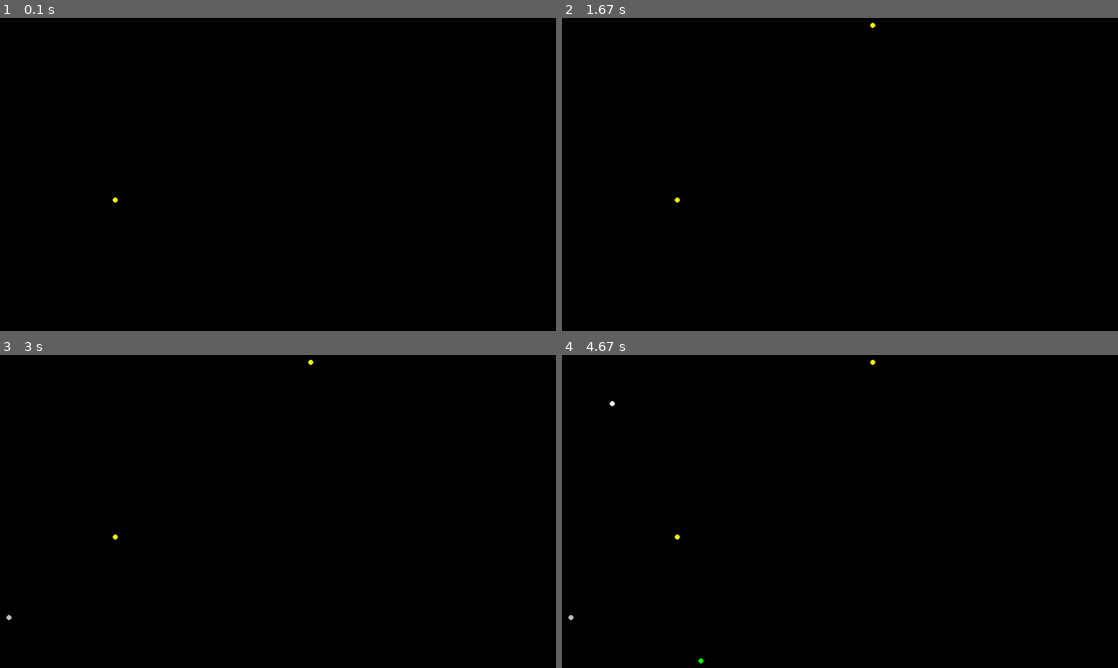
Above: before the commit, frames 1-4 (two rows, left to right).
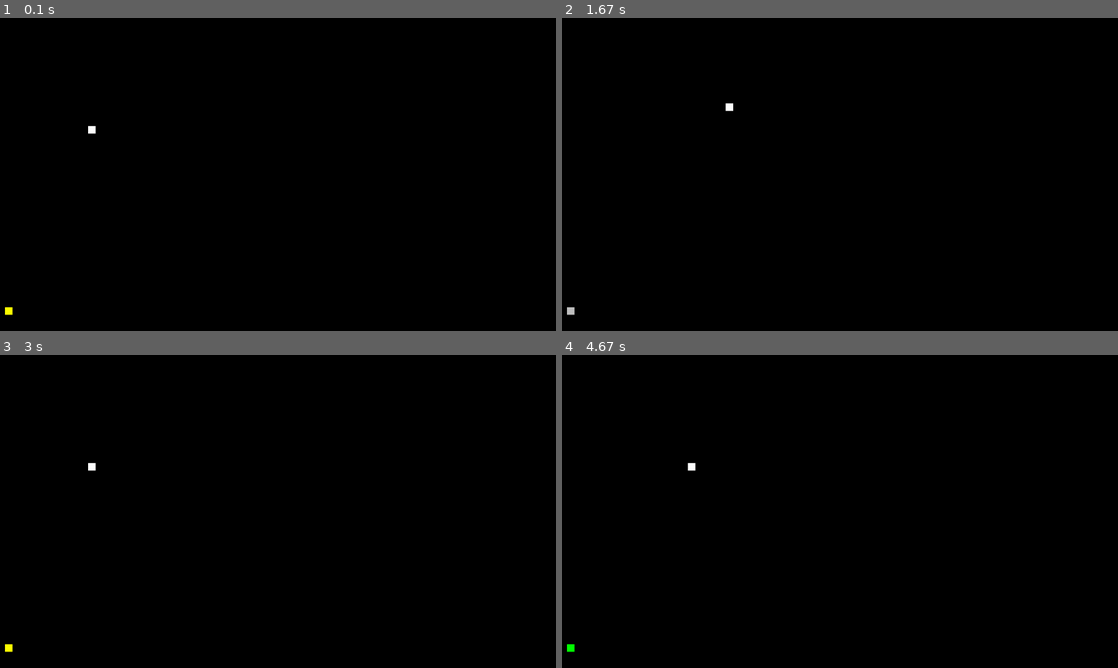
Above: after the commit, the same moments.

Repository: CPO99/IFRN
Game: pygame game, started from Primeiro_Semestre/Programacao_Para_Redes/Snake_Game/game.py
Same seed, same stepped clock (60 frames per second), same inputs: the game is played once before the commit and once after it.
Inputs:
- Up to frame 1 (0.1 s): no input
- Up to frame 2 (1.67 s): hold Right 0.33-0.8 s; hold Up 0.83-1.13 s; hold Right 1.17-1.63 s
- Up to frame 3 (3 s): hold Left 1.67-2.2 s; hold Down 2.23-2.53 s; hold Left 2.57-2.97 s
- Up to frame 4 (4.67 s): hold Up 3-3.37 s; hold Right 3.4-4.03 s; hold Down 4.07-4.43 s; hold Left from 4.47 s (still down)

The runs differ from the first frame. In frame 1, less than 0.1% of the frame differs, in the area x 0-22%, y 34-95%; in frame 2, 0.1%; in frame 3, 0.1%; in frame 4, 0.2%, in the area x 0-57%, y 1-99%.

Commit message:
jogo da cobrinha funcional

Diff:
--- a/Primeiro_Semestre/Programacao_Para_Redes/Snake_Game/game.py
+++ b/Primeiro_Semestre/Programacao_Para_Redes/Snake_Game/game.py
@@ -1,34 +1,106 @@
-import pygame #importando biblioteca de jogos pygame
+import pygame
 import random
-import time
 
-#definições do pygame
+#iniciar pygame
 pygame.init()
-screen = pygame.display.set_mode()
-clock = pygame.time.Clock()
 
-exe = True
+#configurações de tela
+tela = pygame.display.set_mode((0,0), pygame.RESIZABLE)
 
-num_frutas = 0
+#cores
+branco = (255,255,255)
+preto = (0,0,0)
+
+#função para fruta
+def fruta(fruta_pos_x, fruta_pos_y, cobra_tamanho):
+    cores = ["white","red","green","yellow","silver"]
+
+    pygame.draw.rect(tela,  random.sample(cores,1)[0], [fruta_pos_x, fruta_pos_y, cobra_tamanho, cobra_tamanho])
+
+#função para cobra
+def cobra(cobra_tamanho, cobra_corpo):
+    for x, y in cobra_corpo:
+        pygame.draw.rect(tela, branco, [x, y, cobra_tamanho, cobra_tamanho])
+
+#função principal do jogo
+def jogo():
+    jogo_exe = True
+
+    #posição inicial da cobra
+    cobra_pos_x = 300
+    cobra_pos_y = 300
+
+    #armazena mudança de posição da cobra
+    cobra_mov_x = 0
+    cobra_mov_y = 0
+
+    #lista para armazenar o corpo da cobra, a posição de cada bloco do corpo
+    cobra_corpo = []
+
+    #armazena a quantidade de blocos que compõem o corpo da cobra
+    cobra_blocos_qtd = 1
+
+    cobra_tamanho = 15
+
+    #definindo posição da fruta
+    tela_largura, tela_altura = tela.get_size()
+    fruta_pos_x = round(random.randrange(0, tela_largura) / cobra_tamanho) * cobra_tamanho
+    fruta_pos_y = round(random.randrange(0, tela_altura) / cobra_tamanho) * cobra_tamanho
+
+    nivel = 10
+
+    while jogo_exe:
+        pygame.display.flip()
+
+        for evento in pygame.event.get():
+            if evento.type == pygame.QUIT:
+                jogo_exe = False
+            if evento.type == pygame.KEYDOWN:
+                if evento.key == pygame.K_LEFT:
+                    cobra_mov_x = -cobra_tamanho
+                    cobra_mov_y = 0
+                elif evento.key == pygame.K_RIGHT:
+                    cobra_mov_x = cobra_tamanho
+                    cobra_mov_y = 0
+                elif evento.key == pygame.K_UP:
+                    cobra_mov_x = 0
+                    cobra_mov_y = -cobra_tamanho
+                elif evento.key == pygame.K_DOWN:
+                    cobra_mov_x = 0
+                    cobra_mov_y = cobra_tamanho
 
 
-def Frutas():
-    cores = ["white","red","green","yellow","silver"]
+        #Atualiza a posição da cobra
+        cobra_pos_x += cobra_mov_x
+        cobra_pos_y += cobra_mov_y
 
-    frut = pygame.Vector2(random.randrange(0, screen.get_width()), random.randrange(0, screen.get_height()))
+        #Preenche a tela com preto
+        tela.fill(preto)
 
-    pygame.draw.circle(screen, random.sample(cores,1)[0], frut, 5)
+        #Desenha a fruta
+        fruta(fruta_pos_x, fruta_pos_y, cobra_tamanho)
 
-while exe:
-    Frutas()
+        #acrescenta um bloco ao corpo da cobra
+        cobra_bloco = []
+        cobra_bloco.append(cobra_pos_x)
+        cobra_bloco.append(cobra_pos_y)
+        cobra_corpo.append(cobra_bloco)
 
-    pygame.display.flip()
+        #garante que a cobra não fique maior do que deve
+        if len(cobra_corpo) > cobra_blocos_qtd:
+            del cobra_corpo[0]
 
-    for event in pygame.event.get():
-        if event.type == pygame.KEYDOWN and event.key == pygame.K_SPACE:
-            exe = False
+        cobra(cobra_tamanho, cobra_corpo)
 
-    time.sleep(1)
+        pygame.display.update()
 
+        #verificando se cobra comeu a fruta
+        if cobra_pos_x == fruta_pos_x and cobra_pos_y == fruta_pos_y:
+            fruta_pos_x = round(random.randrange(0, tela_largura) / cobra_tamanho) * cobra_tamanho
+            fruta_pos_y = round(random.randrange(0, tela_altura) / cobra_tamanho) * cobra_tamanho
 
-pygame.quit()
+            cobra_blocos_qtd += 1
+
+        pygame.time.Clock().tick(nivel)
+
+jogo()
--- /dev/null
+++ b/Primeiro_Semestre/Programacao_Para_Redes/Snake_Game/inspiração.py
@@ -0,0 +1,139 @@
+import pygame
+import random
+
+# Inicializa o pygame
+pygame.init()
+
+# Define as dimensões da tela
+largura, altura = 600, 400
+tela = pygame.display.set_mode((largura, altura))
+pygame.display.set_caption("Snake")
+
+# Cores
+branco = (255, 255, 255)
+verde = (0, 255, 0)
+vermelho = (255, 0, 0)
+
+# Tamanho do bloco da cobra
+tamanho_bloco = 20
+
+# Velocidade da cobra
+velocidade = 5
+
+# Fonte para o texto
+fonte = pygame.font.SysFont(None, 25)
+
+def mensagem(msg, cor):
+    """Exibe uma mensagem na tela."""
+    texto = fonte.render(msg, True, cor)
+    tela.blit(texto, [largura / 6, altura / 3])
+
+def jogo_snake(tamanho_bloco, lista_cobra):
+    """Desenha a cobra na tela."""
+    for x, y in lista_cobra:
+        pygame.draw.rect(tela, verde, [x, y, tamanho_bloco, tamanho_bloco])
+
+def jogo():
+    """Função principal do jogo."""
+    fim_jogo = False
+    fechar_jogo = False
+
+    # Posição inicial da cobra
+    x = largura / 2
+    y = altura / 2
+
+    # Mudança na posição
+    x_mudanca = 0
+    y_mudanca = 0
+
+    # Lista para armazenar o corpo da cobra
+    lista_cobra = []
+    comprimento_cobra = 1
+
+    # Posição da comida
+    comida_x = round(random.randrange(0, largura - tamanho_bloco) / 20.0) * 20.0
+    comida_y = round(random.randrange(0, altura - tamanho_bloco) / 20.0) * 20.0
+
+    # Loop principal do jogo
+    while not fim_jogo:
+
+        while fechar_jogo == True:
+            tela.fill(branco)
+            mensagem("Você perdeu! Pressione C para jogar novamente ou Q para sair", vermelho)
+            pygame.display.update()
+
+            for evento in pygame.event.get():
+                if evento.type == pygame.KEYDOWN:
+                    if evento.key == pygame.K_q:
+                        fim_jogo = True
+                        fechar_jogo = False
+                    if evento.key == pygame.K_c:
+                        jogo()
+
+        for evento in pygame.event.get():
+            if evento.type == pygame.QUIT:
+                fim_jogo = True
+            if evento.type == pygame.KEYDOWN:
+                if evento.key == pygame.K_LEFT:
+                    x_mudanca = -tamanho_bloco
+                    y_mudanca = 0
+                elif evento.key == pygame.K_RIGHT:
+                    x_mudanca = tamanho_bloco
+                    y_mudanca = 0
+                elif evento.key == pygame.K_UP:
+                    y_mudanca = -tamanho_bloco
+                    x_mudanca = 0
+                elif evento.key == pygame.K_DOWN:
+                    y_mudanca = tamanho_bloco
+                    x_mudanca = 0
+
+        # Verifica se a cobra bateu nas bordas
+        if x >= largura or x < 0 or y >= altura or y < 0:
+            fechar_jogo = True
+
+        # Atualiza a posição da cobra
+        x += x_mudanca
+        y += y_mudanca
+
+        # Preenche a tela com branco
+        tela.fill(branco)
+
+        # Desenha a comida
+        pygame.draw.rect(tela, vermelho, [comida_x, comida_y, tamanho_bloco, tamanho_bloco])
+
+        # Adiciona a cabeça da cobra à lista
+        cabeca_cobra = []
+        cabeca_cobra.append(x)
+        cabeca_cobra.append(y)
+        lista_cobra.append(cabeca_cobra)
+
+        # Mantém o tamanho da cobra
+        if len(lista_cobra) > comprimento_cobra:
+            del lista_cobra[0]
+
+        # Verifica se a cobra bateu em si mesma
+        for parte in lista_cobra[:-1]:
+            if parte == cabeca_cobra:
+                fechar_jogo = True
+
+        # Desenha a cobra
+        jogo_snake(tamanho_bloco, lista_cobra)
+
+        # Atualiza a tela
+        pygame.display.update()
+
+        # Verifica se a cobra comeu a comida
+        if x == comida_x and y == comida_y:
+            comida_x = round(random.randrange(0, largura - tamanho_bloco) / 20.0) * 20.0
+            comida_y = round(random.randrange(0, altura - tamanho_bloco) / 20.0) * 20.0
+            comprimento_cobra += 1
+
+        # Controla a velocidade do jogo
+        pygame.time.Clock().tick(velocidade)
+
+    # Encerra o pygame
+    pygame.quit()
+    quit()
+
+# Inicia o jogo
+jogo()
Not shown, changed: Primeiro_Semestre/Projeto no Cisco/Projeto.pkt
